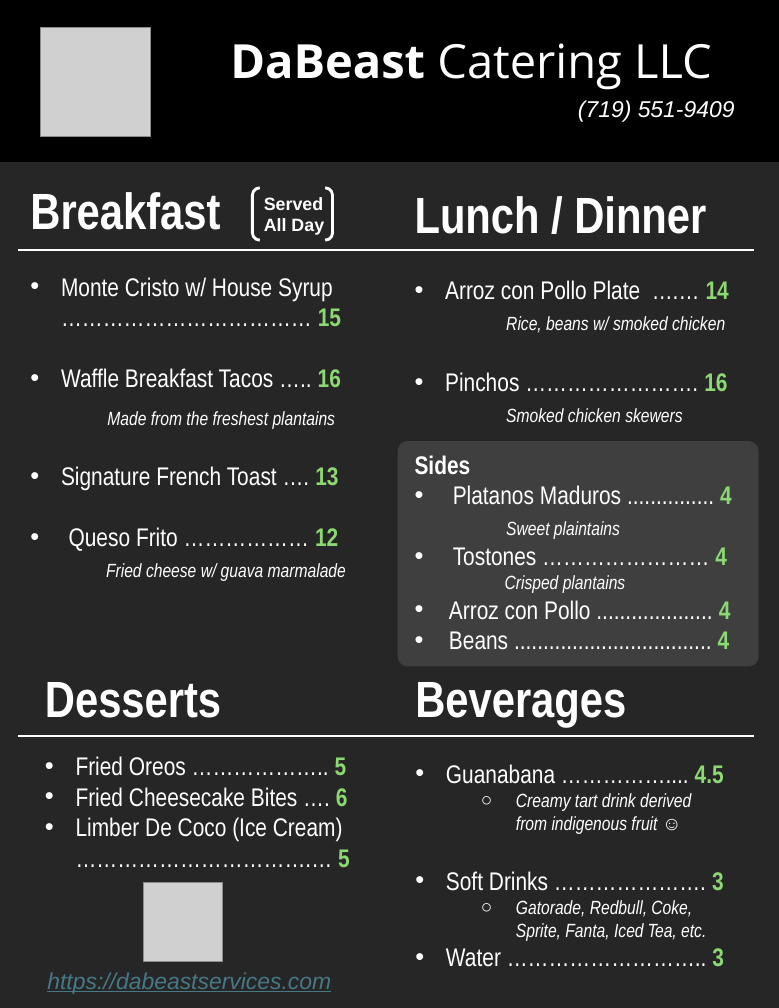
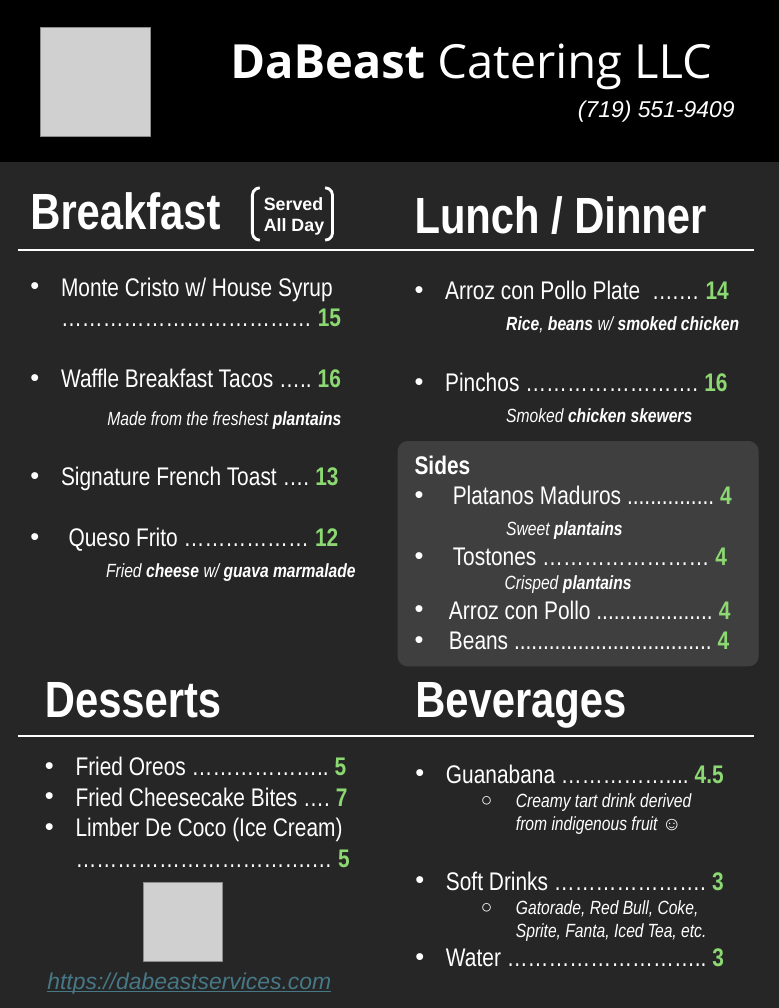
Before and after one commit to dabeastservices/dabeastservices.github.io, a slide deck: slide 1 of misc/Menu Letter 8.5 by 11 on 12-12-24/1_Letter_DaBeast Services Menu.pptx. Drawn at 779x1008 pixels with LibreOffice and Linux fonts; fonts in the diff are those of the drawing; grey boxes stand for pictures. Boxes give left, top, right and bottom in pixels: in the first picture for what was removed or moved away, otherwise in the second. Text is boxed around its words. In the diff, an @@ line names an element or a change of style, - is before the commit and + after.

```diff
--- a/misc/Menu Letter 8.5 by 11 on 12-12-24/1_Letter_DaBeast Services Menu.pptx
+++ b/misc/Menu Letter 8.5 by 11 on 12-12-24/1_Letter_DaBeast Services Menu.pptx
@@ text at (x1=505, y1=316, x2=739, y2=593): bold on in "Rice, beans smoked chicken", "chicken skewers", "plantains" @@
@@ text at (x1=106, y1=411, x2=356, y2=581): bold on in "plantains", "cheese guava marmalade" @@
@@ text at (x1=506, y1=521, x2=623, y2=539): text changed; bold on @@
-Sweet plaintains
+Sweet plantains
@@ text at (x1=76, y1=787, x2=348, y2=807): text changed @@
-• Fried Cheesecake Bites …. 6
+• Fried Cheesecake Bites …. 7
@@ text at (x1=516, y1=900, x2=706, y2=941): text changed @@
-  ○ Gatorade, Redbull, Coke,
-    Sprite, Fanta, Iced Tea, etc.
+  ○ Gatorade, Red Bull, Coke,
+    Sprite, Fanta, Iced Tea, etc.
```
Also in this commit, not shown: 11 other files.
